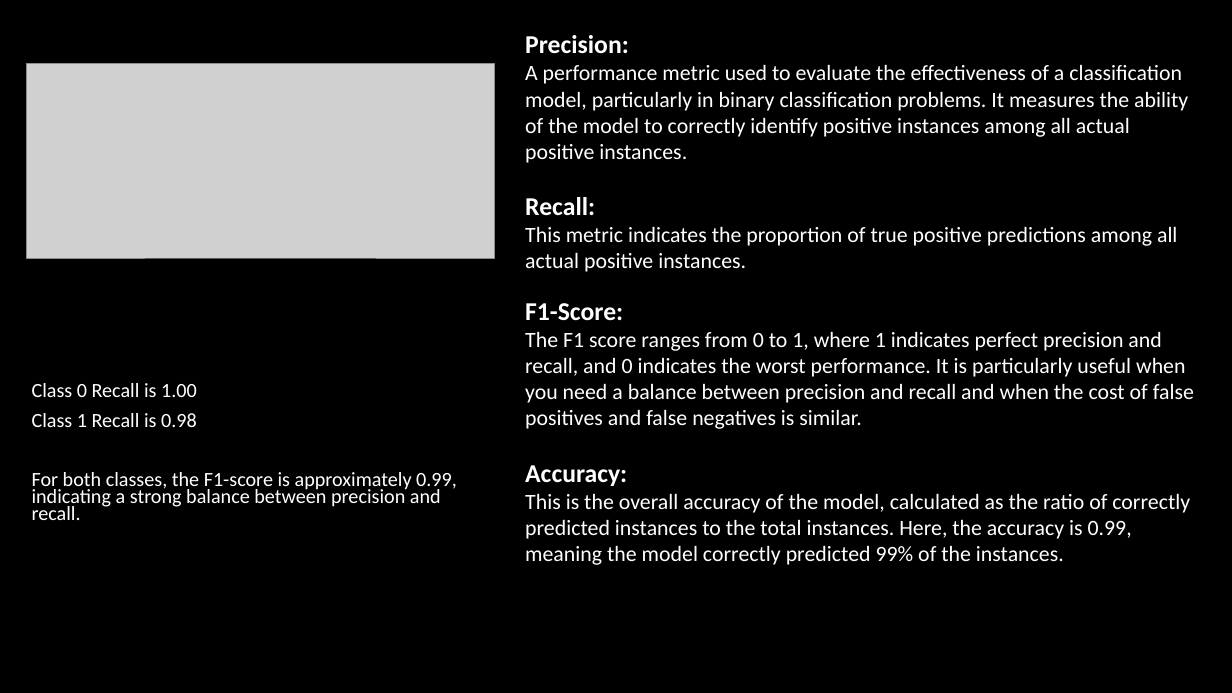
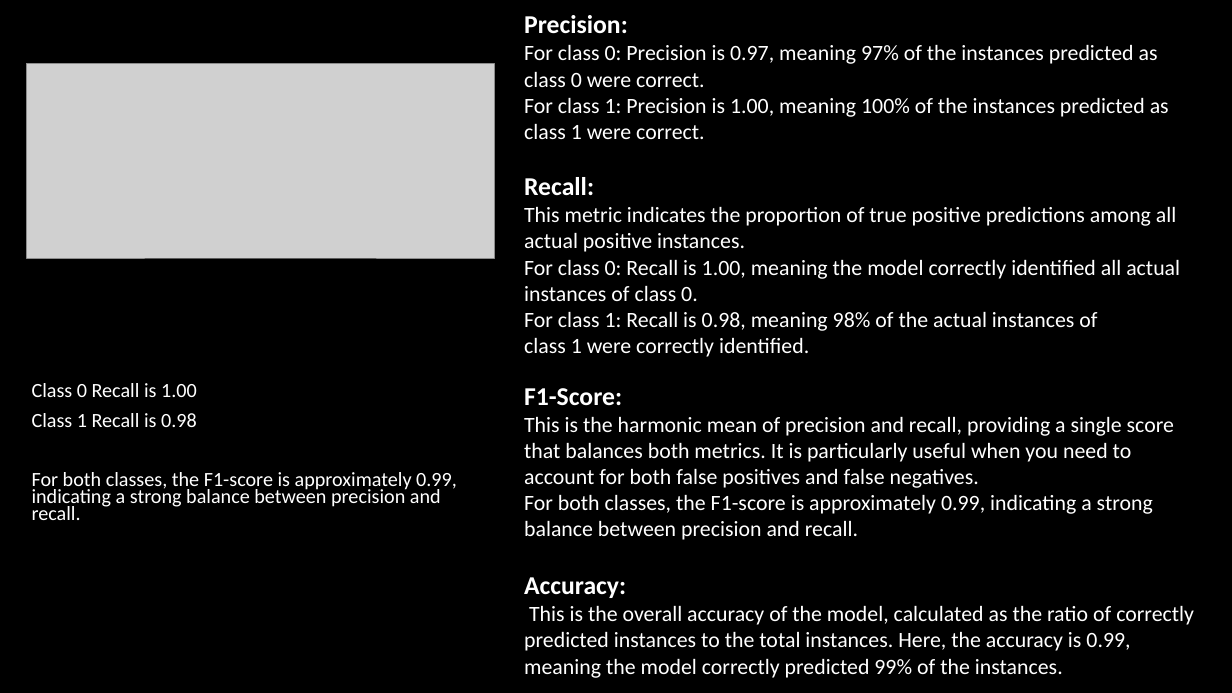
Before and after one commit to bigdizzawg/CKD_is_not_for_me, a slide deck: slide 16 of final_ckd_presentation.pptx. Drawn at 1232x693 pixels with LibreOffice and Linux fonts; fonts in the diff are those of the drawing; grey boxes stand for pictures; background and template pictures are left out. Boxes give left, top, right and bottom in pixels: in the first picture for what was removed or moved away, otherwise in the second. Text is boxed around its words. In the diff, an @@ line names an element or a change of style, - is before the commit and + after.

Commit message:
Uploading Final Presentation

```diff
--- a/final_ckd_presentation.pptx
+++ b/final_ckd_presentation.pptx
@@ text "Precision:": place and size @@
-text "Precision:" at bbox=[525, 35, 1194, 565]
+text "Precision:" at bbox=[524, 15, 1194, 678]
@@ text at bbox=[524, 45, 1169, 139]: text changed @@
-A performance metric used to evaluate the effectiveness of a classification model, particularly in binary classification problems. It measures the ability of the model to correctly identify positive instances among all actual positive instances.
+For class 0: Precision is 0.97, meaning 97% of the instances predicted as class 0 were correct.
+For class 1: Precision is 1.00, meaning 100% of the instances predicted as class 1 were correct.
@@ text at bbox=[524, 260, 1180, 357]: paragraphs added @@
+For class 0: Recall is 1.00, meaning the model correctly identified all actual instances of class 0.
+For class 1: Recall is 0.98, meaning 98% of the actual instances of class 1 were correctly identified.
@@ text at bbox=[524, 417, 1174, 540]: text changed @@
-The F1 score ranges from 0 to 1, where 1 indicates perfect precision and recall, and 0 indicates the worst performance. It is particularly useful when you need a balance between precision and recall and when the cost of false positives and false negatives is similar.
+This is the harmonic mean of precision and recall, providing a single score that balances both metrics. It is particularly useful when you need to account for both false positives and false negatives.
+For both classes, the F1-score is approximately 0.99, indicating a strong balance between precision and recall.
```
Also in this commit, not shown: 3 other files.
